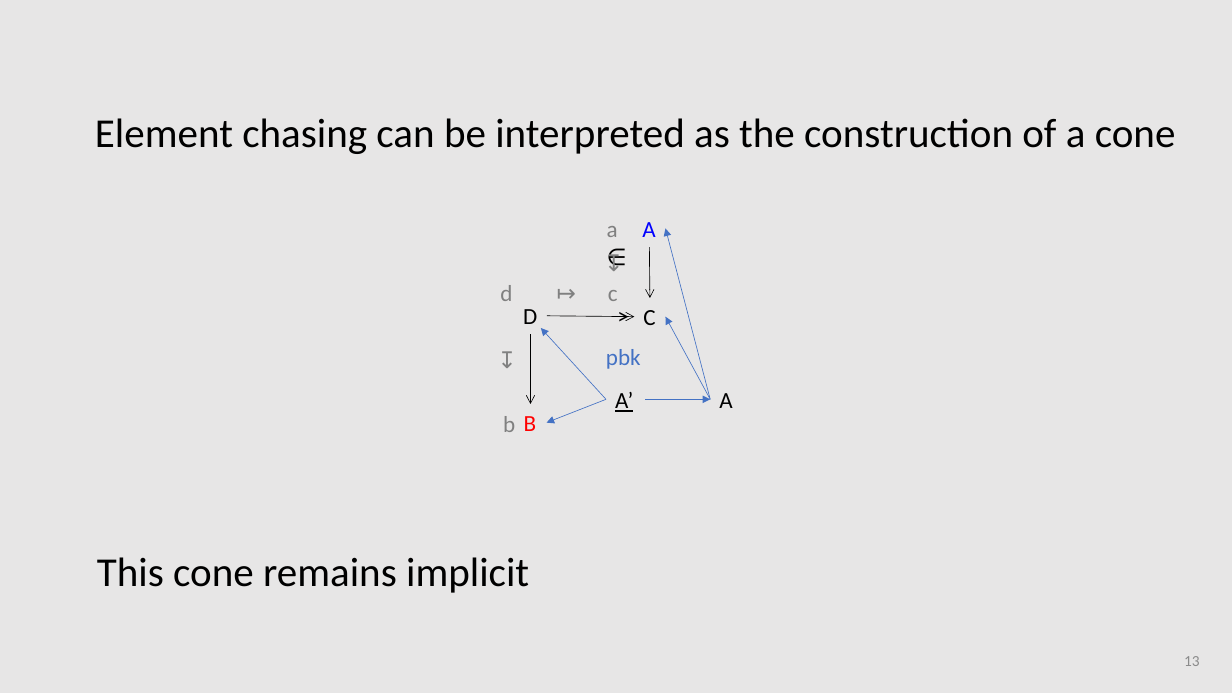
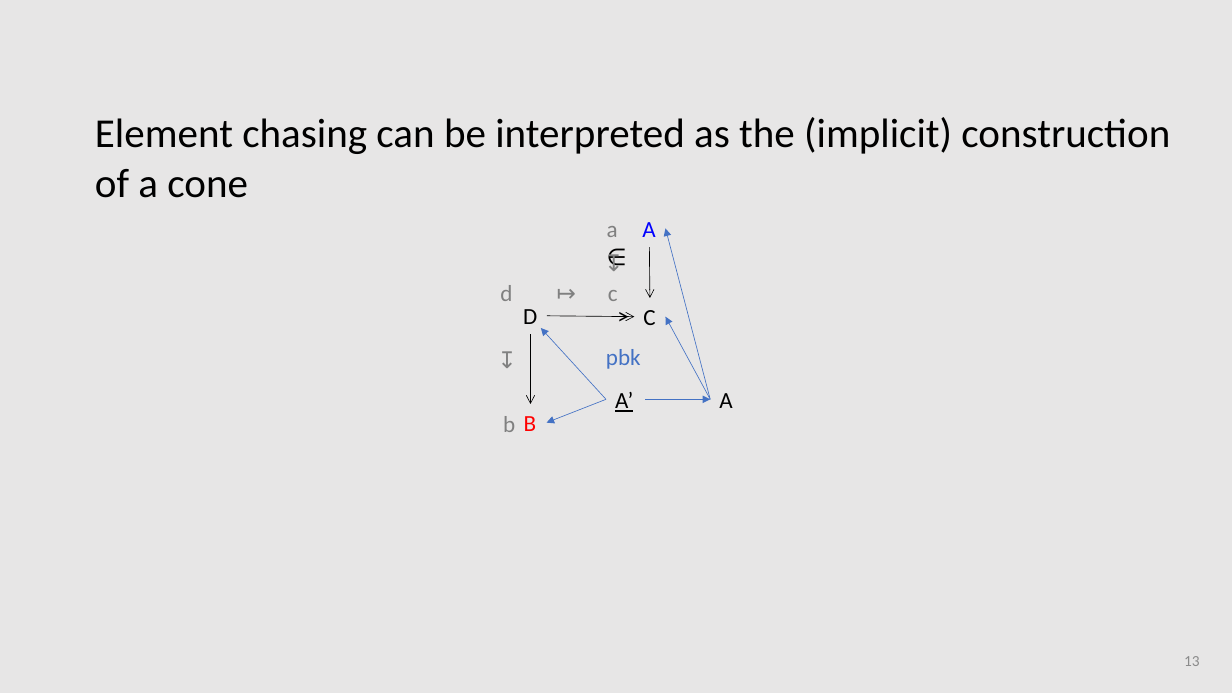
Before and after one commit to amblafont/slides, a slide deck: slide 13 of diagrammatic-reasoning/2024-november-coreact.pptx. Drawn at 1232x693 pixels with LibreOffice and Linux fonts; fonts in the diff are those of the drawing. Boxes give left, top, right and bottom in pixels: in the first picture for what was removed or moved away, otherwise in the second. Text is boxed around its words. In the diff, an @@ line names an element or a change of style, - is before the commit and + after.

```diff
--- a/diagrammatic-reasoning/2024-november-coreact.pptx
+++ b/diagrammatic-reasoning/2024-november-coreact.pptx
@@ text at <box>95,117,1170,198</box>: text changed @@
-Element chasing can be interpreted as the construction of a cone
+Element chasing can be interpreted as the (implicit) construction of a cone
@@ text removed at <box>97,557,529,593</box> @@
-This cone remains implicit
```
Also in this commit, not shown: 5 other slides changed, 1 slide added.
